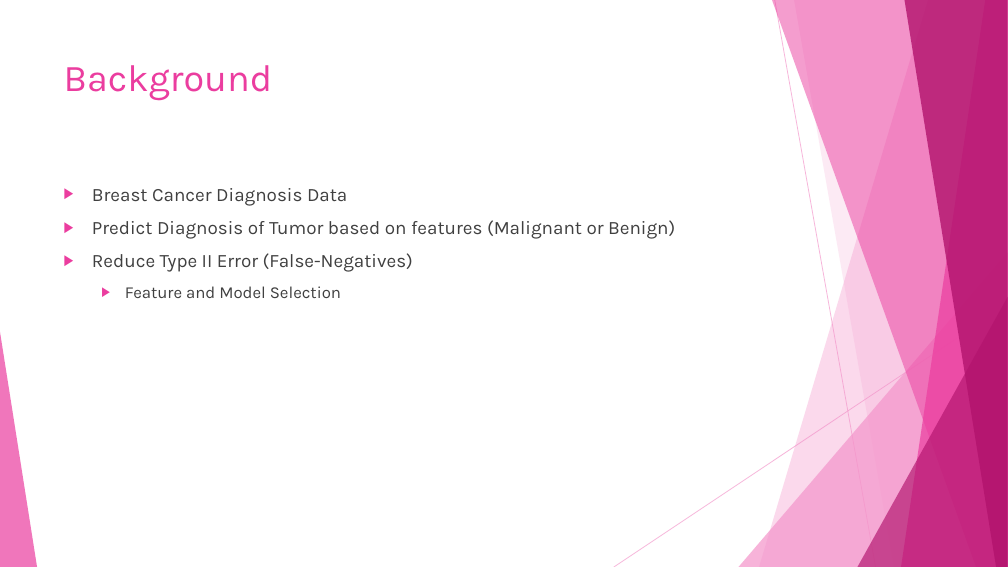
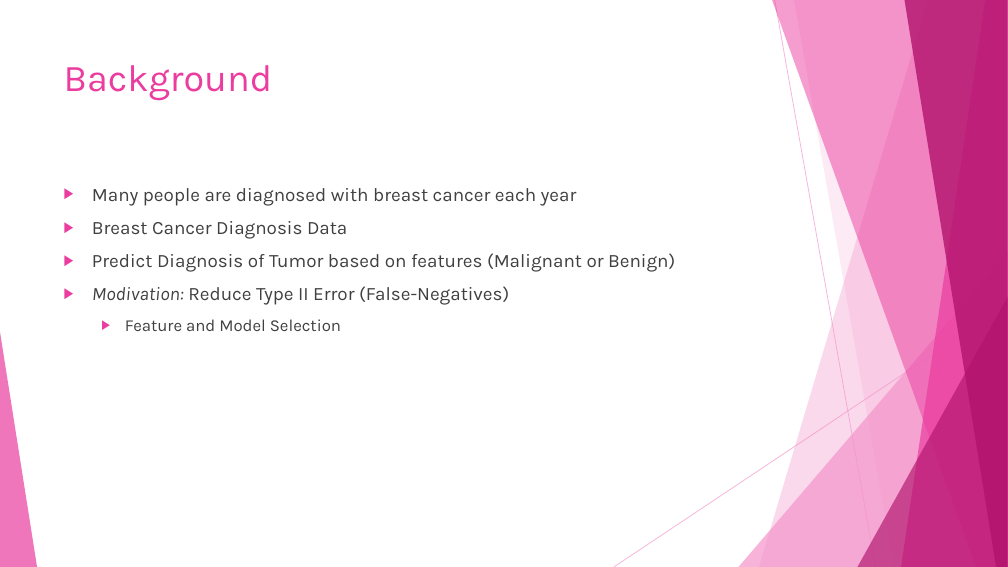
Before and after one commit to dlaposata/Breast_Cancer_Analysis, a slide deck: slide 2 of austins_temp_powerpoint.pptx. Drawn at 1008x567 pixels with LibreOffice and Linux fonts; fonts in the diff are those of the drawing. Boxes give left, top, right and bottom in pixels: in the first picture for what was removed or moved away, otherwise in the second. Text is boxed around its words. In the diff, an @@ line names an element or a change of style, - is before the commit and + after.

```diff
--- a/austins_temp_powerpoint.pptx
+++ b/austins_temp_powerpoint.pptx
@@ text at (92, 188, 577, 206): paragraph added @@
+▶ Many people are diagnosed with breast cancer each year
@@ text at (92, 286, 509, 305): text changed @@
-▶ Reduce Type II Error (False-Negatives)
+▶ Modivation: Reduce Type II Error (False-Negatives)
```
Also in this commit, not shown: 2 other slides changed, 9 slides added, 2 slides removed, 1 other file.
